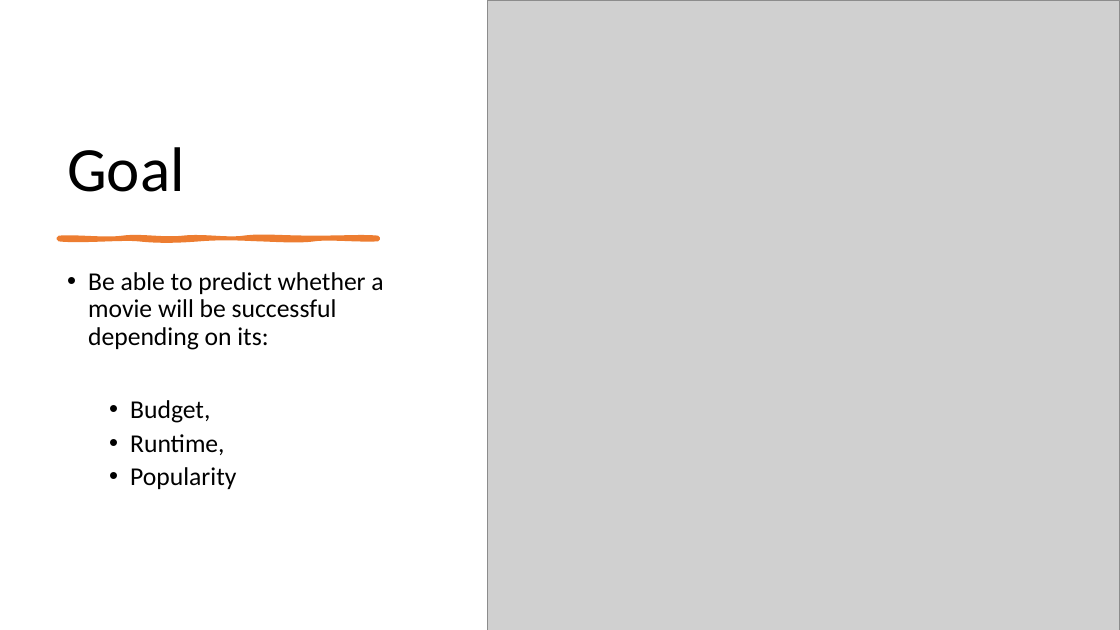
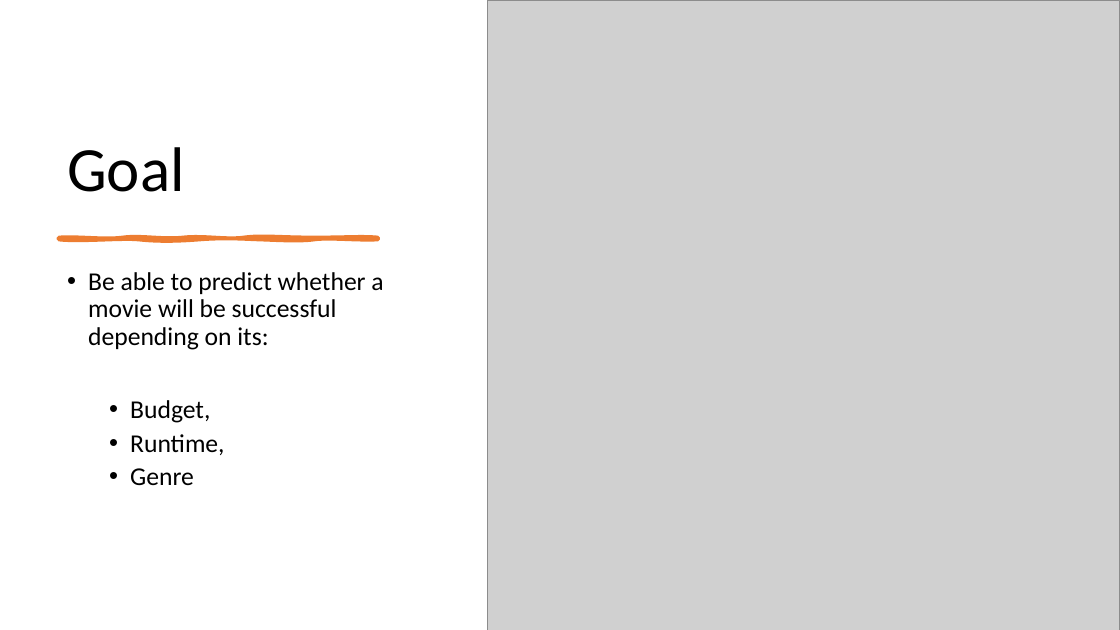
Before and after one commit to zach-hb/Movies-You-Should-Watch, a slide deck: slide 3 of Predicting a Movie's Success Before Release.pptx. Drawn at 1120x630 pixels with LibreOffice and Linux fonts; fonts in the diff are those of the drawing; grey boxes stand for pictures. Boxes give left, top, right and bottom in pixels: in the first picture for what was removed or moved away, otherwise in the second. Text is boxed around its words. In the diff, an @@ line names an element or a change of style, - is before the commit and + after.

```diff
--- a/Predicting a Movie's Success Before Release.pptx
+++ b/Predicting a Movie's Success Before Release.pptx
@@ text at (x1=130, y1=468, x2=194, y2=485): text changed @@
-  • Popularity
+  • Genre
```
Also in this commit, not shown: 7 other slides changed, 5 slides added, 6 slides removed.
